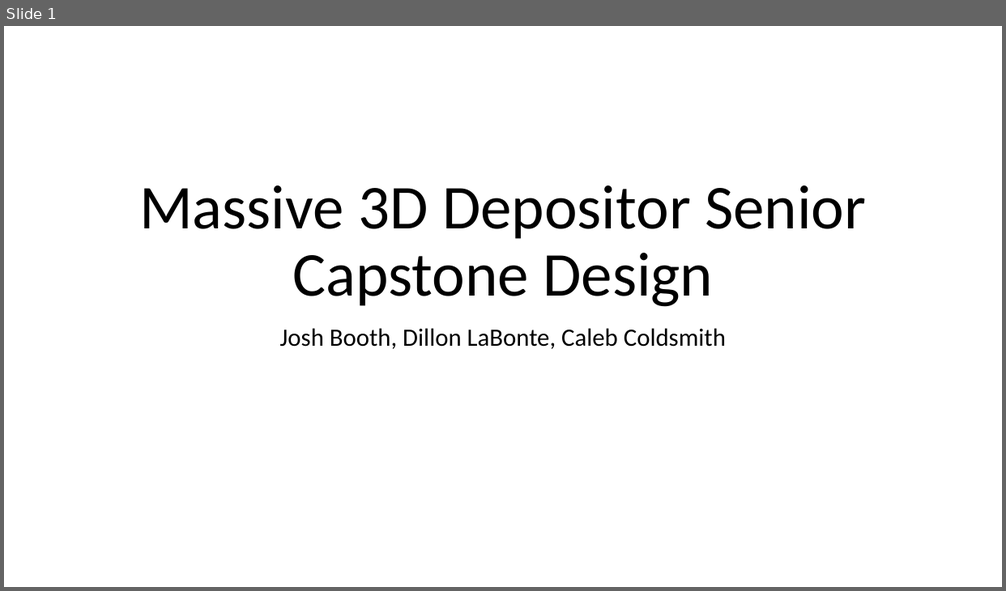
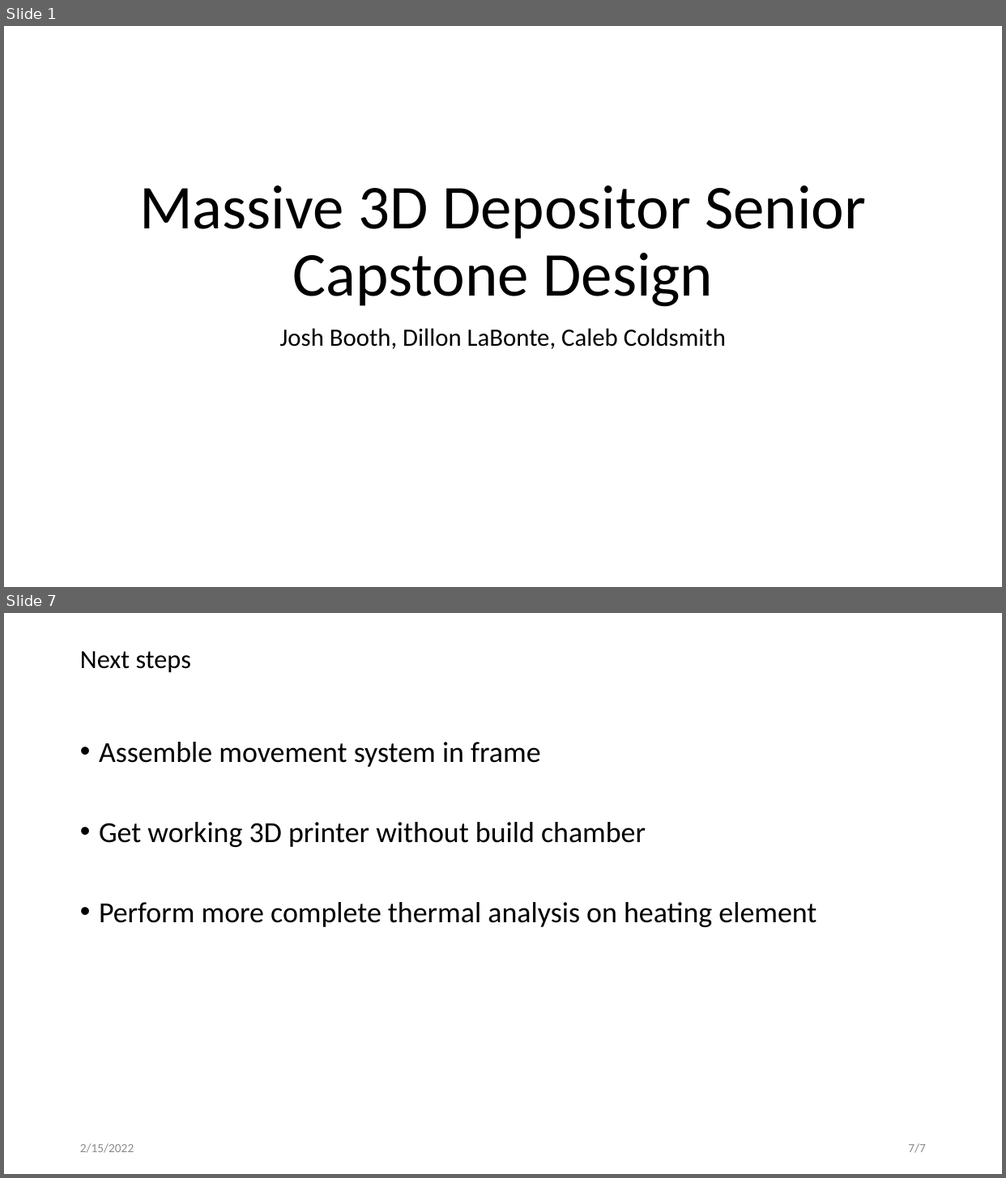
Before and after one commit to jfcbooth/3d_printer, a slide deck: reports/preliminary_design_report.pptx. Shown one above the other, each under a label of ours: slide 1 before the commit, slides 1 and 7 after it; the slides between them are not shown. The pictures are 1006x591 and 1006x1178 pixels, drawn with LibreOffice and Linux fonts; fonts in the diff are those of the drawing. Boxes give left, top, right and bottom in pixels: in the first picture for what was removed or moved away, otherwise in the second. Text is boxed around its words. In the diff, an @@ line names an element or a change of style, - is before the commit and + after.

```diff
--- a/reports/preliminary_design_report.pptx
+++ b/reports/preliminary_design_report.pptx
@@ slide 7 added at [4,613,1002,1174], background #FFFFFF @@
@@ title added at [80,651,191,673], 25.2 pt, text #000000 @@
+Next steps
@@ text added at [99,742,816,927], 28 pt, text #000000 @@
+• Assemble movement system in frame
+• Get working 3D printer without build chamber
+• Perform more complete thermal analysis on heating element
@@ text added at [80,1144,134,1153], 12 pt, text #8C8C8C @@
+2/15/2022
@@ page number added at [908,1144,926,1153], 12 pt, text #8C8C8C @@
+7/7
```
Also in this commit, not shown: 5 slides changed, 1 slide removed, 3 other files.
